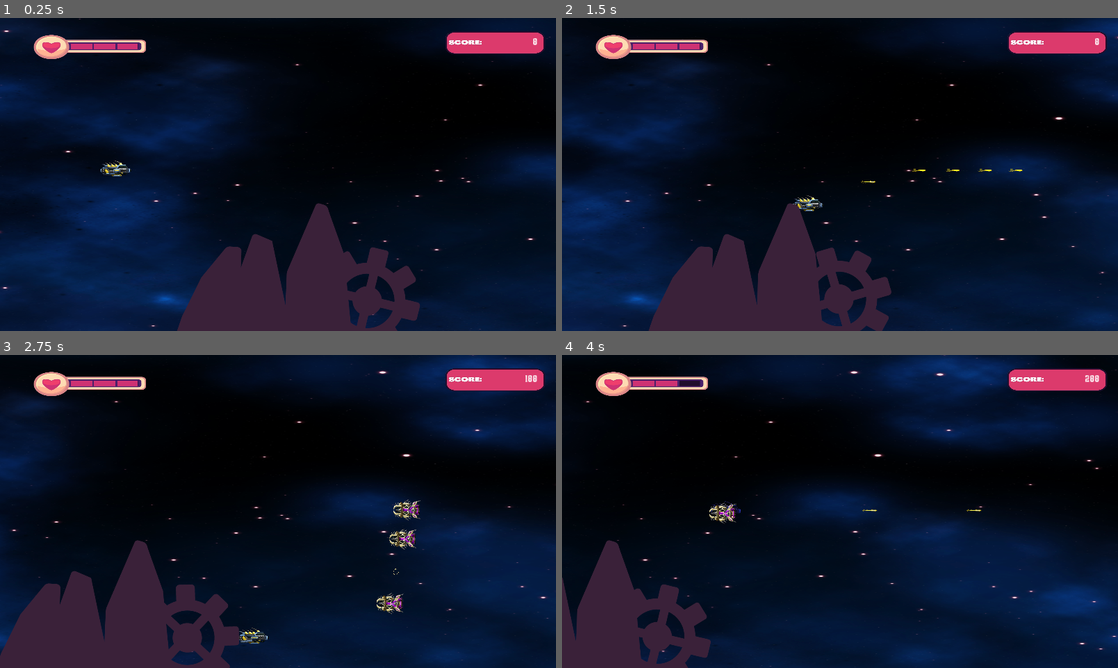
Above: before the commit, frames 1-4 (two rows, left to right).
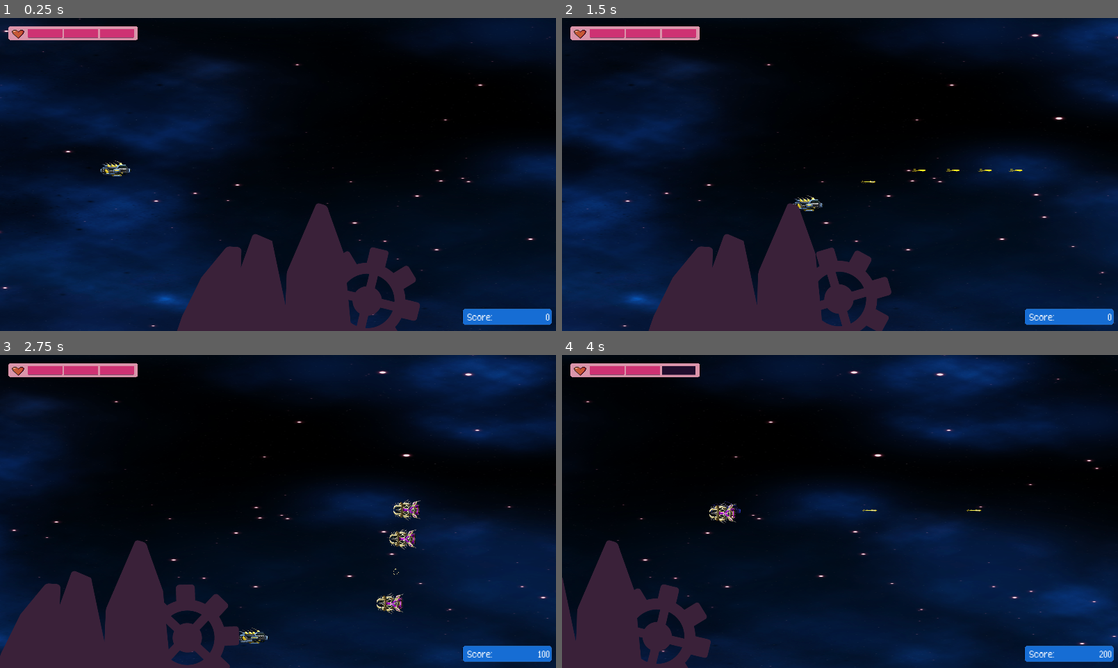
Above: after the commit, the same moments.

Repository: Jhon-Acevedo/Galactic_Escape
Game: Godot game, scene res://Scenes/Nivel2.tscn
Two runs of this game, one before a commit and one after it. Both use one fixed random seed, a clock stepped at 60 frames per second and the inputs below. This scene is started directly instead of the project's main scene.
Inputs (mouse positions are in pixels of both pictures, inside the frame that each line leads up to):
- Up to frame 1 (0.25 s): no input
- Up to frame 2 (1.5 s): move the mouse to (962, 158) at 0.52 s; press the mouse at (962, 158) at 0.53 s; hold D (move_right) 0.53-1.28 s; move the mouse to (728, 190) at 1.27 s; release the mouse at (728, 190) at 1.28 s; hold S (move_down) from 1.28 s (still down); click (728, 190) at 1.35 s
- Up to frame 3 (2.75 s): move the mouse to (333, 442) at 2.02 s; release S (move_down) at 2.03 s; press the mouse at (333, 442) at 2.03 s; hold D (move_right) from 2.03 s (still down)
- Up to frame 4 (4 s): move the mouse to (812, 574) at 2.77 s; release D (move_right) at 2.78 s; release the mouse at (812, 574) at 2.78 s; hold W (move_up) 2.78-3.53 s; click (812, 574) at 2.85 s; move the mouse to (1006, 558) at 3.52 s; press the mouse at (1006, 558) at 3.53 s; hold A (move_left) from 3.53 s (still down)

The runs differ from the first frame. In frame 1, 4.0% of the frame differs, in the area x 1-100%, y 2-98%; in frame 2, 4.0%; in frame 3, 4.0%; in frame 4, 4.0%.

Commit message:
Change UI level2

Diff:
--- a/Scenes/Nivel2.tscn
+++ b/Scenes/Nivel2.tscn
@@ -6,14 +6,15 @@
 [ext_resource path="res://Scenes/Meta.tscn" type="PackedScene" id=4]
 [ext_resource path="res://Scenes/Personaje.tscn" type="PackedScene" id=5]
 [ext_resource path="res://Scripts/Camera2D.gd" type="Script" id=6]
-[ext_resource path="res://Assets/fonts/Kubika Font/Kubika Rough.ttf" type="DynamicFontData" id=7]
+[ext_resource path="res://MyAssets/Fonts/Godot-Fontpack-master/fonts/connection_ii/ConnectionII.otf" type="DynamicFontData" id=7]
 [ext_resource path="res://Sounds/bgm/Archnet-music-background_mezcla.ogg" type="AudioStream" id=8]
 [ext_resource path="res://MyAssets/UI/vida.png" type="Texture" id=9]
 [ext_resource path="res://MyAssets/Background2.png" type="Texture" id=10]
-[ext_resource path="res://MyAssets/UI/scoreD.png" type="Texture" id=11]
+[ext_resource path="res://MyAssets/UI/score_b.png" type="Texture" id=11]
 [ext_resource path="res://Assets/fondo/tilemap.png" type="Texture" id=12]
 [ext_resource path="res://Scenes/PowerUps/PowerUp.tscn" type="PackedScene" id=13]
-[ext_resource path="res://MyAssets/UI/Barravida.png" type="Texture" id=14]
+[ext_resource path="res://MyAssets/UI/new_vida (2).png" type="Texture" id=14]
+[ext_resource path="res://Assets/hud/vida.png" type="Texture" id=15]
 
 [sub_resource type="ConvexPolygonShape2D" id=3]
 points = PoolVector2Array( 0, 0, 90, 0, 90, 90, 0, 90 )
@@ -122,8 +123,16 @@
 } ]
 0/z_index = 0
 
-[sub_resource type="DynamicFont" id=2]
-size = 40
+[sub_resource type="StyleBoxTexture" id=13]
+texture = ExtResource( 15 )
+region_rect = Rect2( 0, 0, 67, 21 )
+
+[sub_resource type="StyleBoxTexture" id=14]
+texture = ExtResource( 15 )
+region_rect = Rect2( 0, 0, 67, 21 )
+
+[sub_resource type="DynamicFont" id=15]
+size = 30
 use_filter = true
 font_data = ExtResource( 7 )
 
@@ -187,68 +196,124 @@
 format = 1
 tile_data = PoolIntArray( -65528, 0, 0, -65527, 0, 1, -65526, 0, 1, -65525, 0, 1, -65524, 0, 1, -65523, 0, 1, -65522, 0 …(5449 unchanged characters)…
 
+[node name="PowerUp" parent="." instance=ExtResource( 13 )]
+position = Vector2( 7371, 126 )
+
+[node name="Monte" parent="." instance=ExtResource( 3 )]
+
+[node name="Monte2" parent="." instance=ExtResource( 3 )]
+position = Vector2( 8526, 3 )
+
+[node name="BGM" type="AudioStreamPlayer" parent="."]
+stream = ExtResource( 8 )
+autoplay = true
+bus = "BGM"
+
 [node name="HUD" type="CanvasLayer" parent="." groups=["hud"]]
 
 [node name="BarraVida" type="TextureRect" parent="HUD"]
-margin_left = 112.0
-margin_top = 51.0
-margin_right = 511.0
-margin_bottom = 148.0
+margin_left = 22.0
+margin_top = 16.0
+margin_right = 490.0
+margin_bottom = 93.0
 texture = ExtResource( 14 )
 expand = true
 
 [node name="Vida" type="TextureRect" parent="HUD/BarraVida"]
-margin_left = 134.0
-margin_top = 37.0
-margin_right = 208.0
-margin_bottom = 56.0
+margin_left = 75.0
+margin_top = 23.0
+margin_right = 193.0
+margin_bottom = 52.0
 texture = ExtResource( 9 )
 expand = true
 
 [node name="Vida2" type="TextureRect" parent="HUD/BarraVida"]
-margin_left = 213.0
-margin_top = 37.0
-margin_right = 286.0
-margin_bottom = 56.0
+margin_left = 199.0
+margin_top = 23.0
+margin_right = 317.0
+margin_bottom = 52.0
 texture = ExtResource( 9 )
 expand = true
 
 [node name="Vida3" type="TextureRect" parent="HUD/BarraVida"]
-margin_left = 293.0
-margin_top = 37.0
-margin_right = 364.0
-margin_bottom = 56.0
+margin_left = 323.0
+margin_top = 23.0
+margin_right = 441.0
+margin_bottom = 52.0
 texture = ExtResource( 9 )
 expand = true
 
+[node name="1" type="ProgressBar" parent="HUD/BarraVida"]
+visible = false
+anchor_left = 0.661
+anchor_top = 0.48
+anchor_right = 0.661
+anchor_bottom = 0.5
+margin_left = -111.112
+margin_top = -12.48
+margin_right = -43.112
+margin_bottom = 8.5
+custom_styles/fg = SubResource( 13 )
+custom_styles/bg = SubResource( 14 )
+percent_visible = false
+
+[node name="2" type="ProgressBar" parent="HUD/BarraVida"]
+visible = false
+anchor_left = 0.661
+anchor_top = 0.48
+anchor_right = 0.661
+anchor_bottom = 0.5
+margin_left = -34.112
+margin_top = -11.48
+margin_right = 33.888
+margin_bottom = 9.5
+custom_styles/fg = SubResource( 13 )
+custom_styles/bg = SubResource( 14 )
+percent_visible = false
+
+[node name="3" type="ProgressBar" parent="HUD/BarraVida"]
+visible = false
+anchor_left = 0.855
+anchor_top = 0.48
+anchor_right = 0.864
+anchor_bottom = 0.5
+margin_left = -34.16
+margin_top = -12.48
+margin_right = 30.312
+margin_bottom = 8.5
+custom_styles/fg = SubResource( 13 )
+custom_styles/bg = SubResource( 14 )
+percent_visible = false
+
 [node name="BarraPuntos" type="TextureRect" parent="HUD"]
-margin_left = 1532.0
-margin_top = 37.0
-margin_right = 1899.0
-margin_bottom = 132.0
+anchor_left = 1.0
+anchor_top = 1.0
+anchor_right = 1.0
+anchor_bottom = 1.0
+margin_left = -326.0
+margin_top = -81.0
+margin_right = -11.0
+margin_bottom = -18.0
 texture = ExtResource( 11 )
 expand = true
 
 [node name="Label" type="Label" parent="HUD/BarraPuntos"]
-margin_left = 208.0
-margin_top = 26.0
-margin_right = 325.0
-margin_bottom = 66.0
-custom_fonts/font = SubResource( 2 )
+margin_left = 230.0
+margin_top = 6.0
+margin_right = 304.0
+margin_bottom = 64.0
+custom_fonts/font = SubResource( 15 )
 text = "0"
 align = 2
 valign = 1
 clip_text = true
 
-[node name="PowerUp" parent="." instance=ExtResource( 13 )]
-position = Vector2( 7371, 126 )
-
-[node name="Monte" parent="." instance=ExtResource( 3 )]
-
-[node name="Monte2" parent="." instance=ExtResource( 3 )]
-position = Vector2( 8526, 3 )
-
-[node name="BGM" type="AudioStreamPlayer" parent="."]
-stream = ExtResource( 8 )
-autoplay = true
-bus = "BGM"
+[node name="Label2" type="Label" parent="HUD/BarraPuntos"]
+margin_left = 19.0
+margin_top = 6.0
+margin_right = 132.0
+margin_bottom = 64.0
+custom_fonts/font = SubResource( 15 )
+text = "Score:"
+valign = 1
+clip_text = true
Not shown: 1 places in Scenes/Nivel2.tscn that only renumber resources
